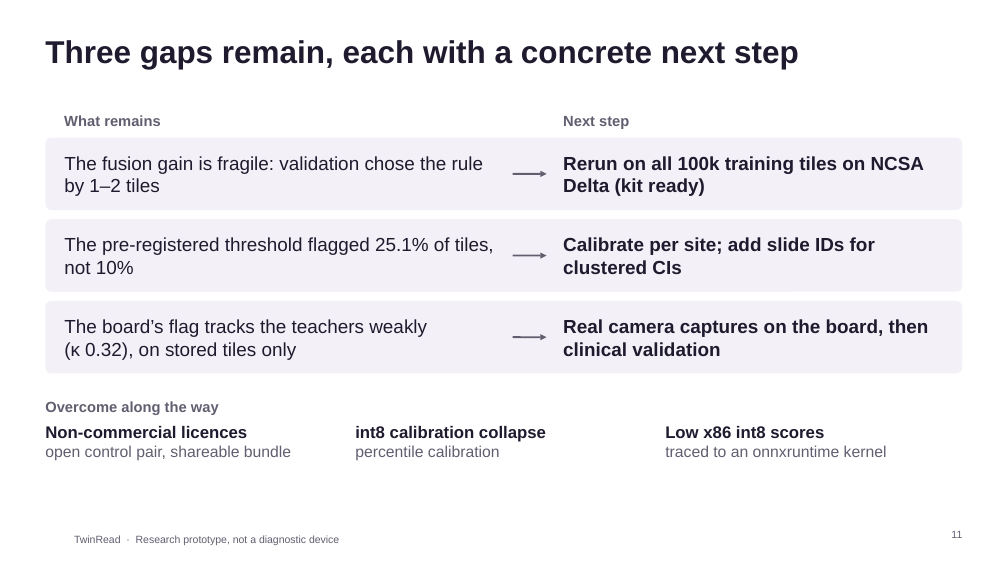
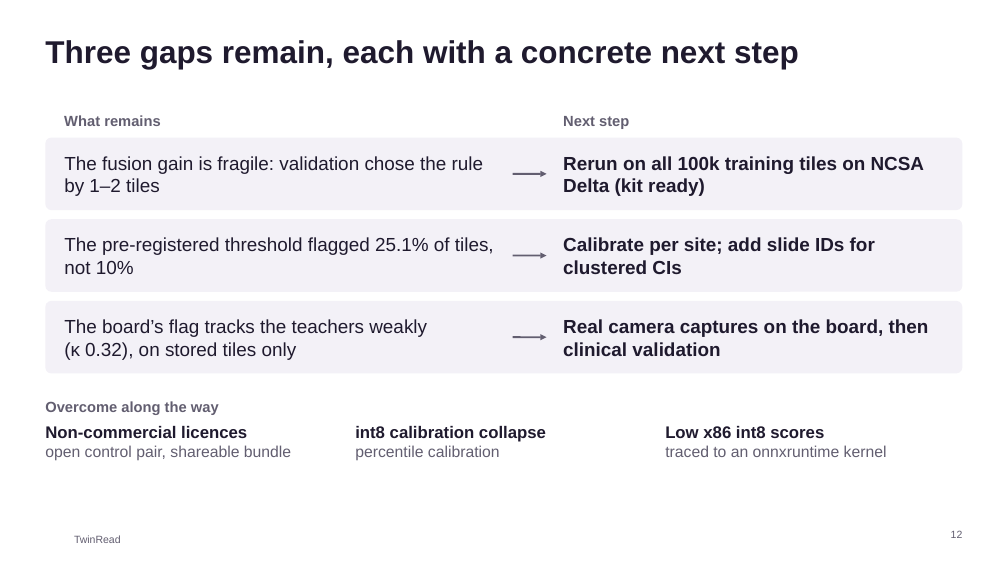
Before and after one commit to iujab/twinread-conch-musk-edge, a slide deck: slide 12 of docs/twinread_deck.pptx (slide 11 before the commit). Drawn at 1008x567 pixels with LibreOffice and Linux fonts; fonts in the diff are those of the drawing; background and template pictures are left out. Boxes give left, top, right and bottom in pixels: in the first picture for what was removed or moved away, otherwise in the second. Text is boxed around its words. In the diff, an @@ line names an element or a change of style, - is before the commit and + after.

```diff
--- a/docs/twinread_deck.pptx
+++ b/docs/twinread_deck.pptx
@@ text at (x1=74, y1=535, x2=121, y2=543): text changed @@
-TwinRead · Research prototype, not a diagnostic device
+TwinRead
@@ page number at (x1=951, y1=530, x2=963, y2=538): text changed @@
-11
+12
```
Also in this commit, not shown: 18 other slides changed, 1 slide added, 8 other files.
